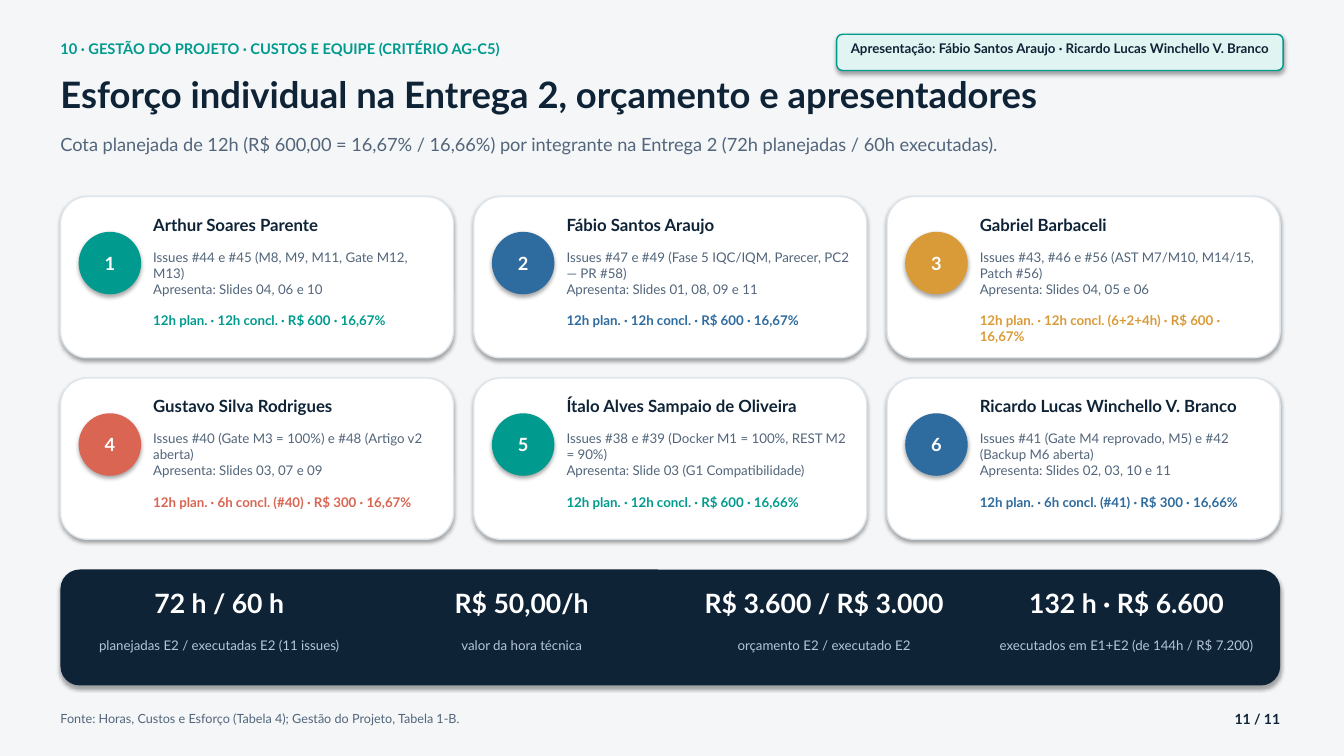
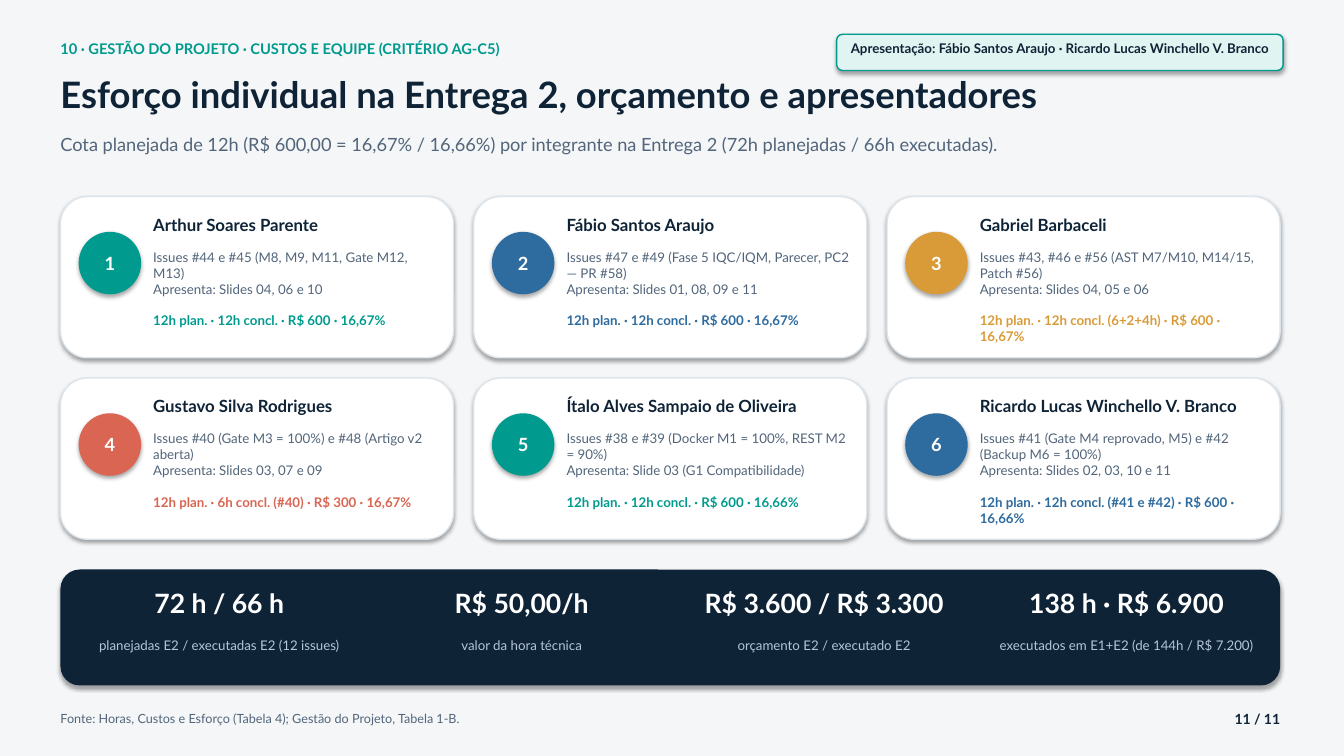
Before and after one commit to FCTE-Qualidade-de-Software-1/2026-2_T02_GRACE_HOPPER, a slide deck: slide 11 of docs/apresentacao_pc2.pptx. Drawn at 1344x756 pixels with LibreOffice and Linux fonts; fonts in the diff are those of the drawing. Boxes give left, top, right and bottom in pixels: in the first picture for what was removed or moved away, otherwise in the second. Text is boxed around its words. In the diff, an @@ line names an element or a change of style, - is before the commit and + after.

Commit message:
fix(#42): reconcilia horas, IQM e textos da M6 e atualiza slides do PC2
- Totais da E2 (66h / R$ 3.300,00, 12 issues) e do projeto (138h / R$ 6.900,00) em README, gestão, horas-custos e registro de medições
- Remove menções a IQC_Conf/IQM suspensos no plano, Fase 4, framework GQM, níveis de julgamento e entregáveis
- Atualiza cenários de sensibilidade S2/S3 e a Tabela 10 com M6 medida
- Corrige $$ na Tabela 10 do plano
- Registra o desvio do T06 e a rodada inicial no manifesto e nas limitações da M6
- Atualiza slides do PC2 (M6 = 100%, IQC_Conf = 2,80, IQM = 2,83, hipóteses 9/3/2 e horas)

```diff
--- a/docs/apresentacao_pc2.pptx
+++ b/docs/apresentacao_pc2.pptx
@@ text at (x1=60, y1=136, x2=998, y2=155): text changed @@
-Cota planejada de 12h (R$ 600,00 = 16,67% / 16,66%) por integrante na Entrega 2 (72h planejadas / 60h executadas).
+Cota planejada de 12h (R$ 600,00 = 16,67% / 16,66%) por integrante na Entrega 2 (72h planejadas / 66h executadas).
@@ text at (x1=980, y1=433, x2=1229, y2=477): text changed @@
-Issues #41 (Gate M4 reprovado, M5) e #42 (Backup M6 aberta)
-Apresenta: Slides 02, 03, 10 e 11
+Issues #41 (Gate M4 reprovado, M5) e #42 (Backup M6 = 100%)
+Apresenta: Slides 02, 03, 10 e 11
@@ text at (x1=980, y1=496, x2=1227, y2=525): text changed @@
-12h plan. · 6h concl. (#41) · R$ 300 · 16,66%
+12h plan. · 12h concl. (#41 e #42) · R$ 600 · 16,66%
@@ text at (x1=154, y1=593, x2=284, y2=614): text changed @@
-72 h / 60 h
+72 h / 66 h
@@ text at (x1=705, y1=591, x2=944, y2=616): text changed @@
-R$ 3.600 / R$ 3.000
+R$ 3.600 / R$ 3.300
@@ text at (x1=1029, y1=591, x2=1224, y2=616): text changed @@
-132 h · R$ 6.600
+138 h · R$ 6.900
@@ text at (x1=99, y1=640, x2=339, y2=653): text changed @@
-planejadas E2 / executadas E2 (11 issues)
+planejadas E2 / executadas E2 (12 issues)
```
Also in this commit, not shown: 7 other slides changed, 12 other files.
